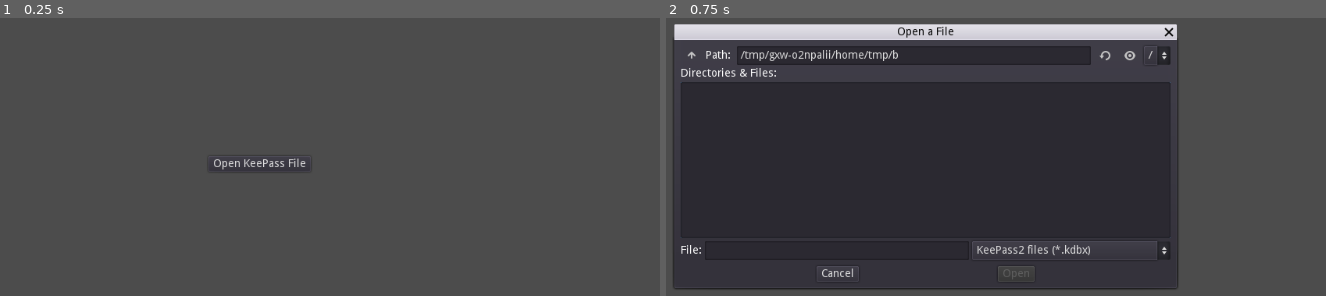
Above: before the commit, frames 1-2 (left to right).
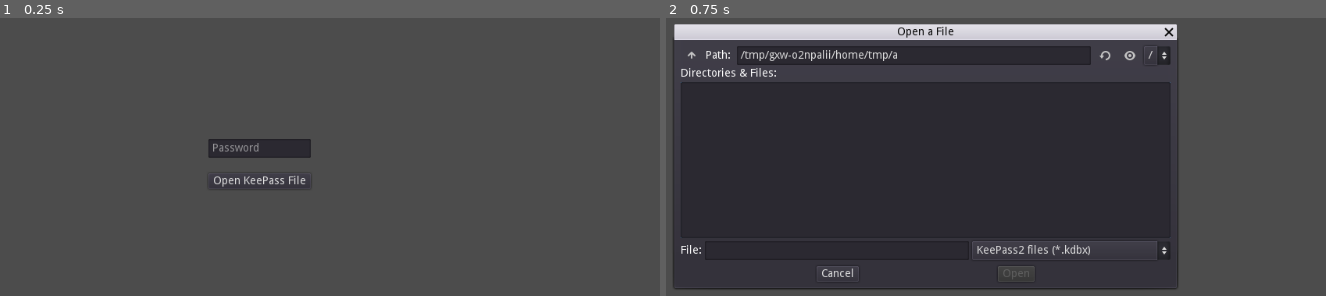
Above: after the commit, the same moments.

Repository: andrew-wilkes/password-manager
Game: Godot game, scene res://Tools.tscn
The game is run twice, just before and just after one commit, with the same random seed, the same clock (stepped at 60 frames per second) and the same inputs. This scene is started directly instead of the project's main scene.
Inputs:
- Up to frame 1 (0.25 s): no input
- Up to frame 2 (0.75 s): click "Open KeePass File" at 0.5 s

The runs differ from the first frame. In frame 1, 1.4% of the frame differs, in the area x 31-48%, y 43-62%; in frame 2, less than 0.1%.

Commit message:
Add code to try to decrypt keepass2 db

Diff:
--- a/src/Tools.gd
+++ b/src/Tools.gd
@@ -10,6 +10,7 @@
 
 func _ready():
 	print(bytes_to_int(PoolByteArray([1, 3])))
+	print(hex_to_bytes("fff0"))
 
 
 func _on_GetKeePass_pressed():
@@ -22,24 +23,30 @@
 	var data = file.get_buffer(file.get_len())
 	file.close()
 	var keepass = KeePass.new()
+	# The following values are stored as LE (LSB byte first)
 	keepass.base_signature = get_subarray(data, 0, 3)
 	keepass.version_signature = get_subarray(data, 4, 7)
 	keepass.file_version = get_subarray(data, 8, 11)
 	# Now get header fields
 	var idx = 12
-	while data[idx] > 0:
+	var scanning = true
+	while scanning:
 		var data_length = data[idx + 1] + data[idx + 2] * 16
 		keepass.header[data[idx]] = get_subarray(data, idx + 3, idx + 2 + data_length)
+		if data[idx] == 0:
+			scanning = false
 		idx += 3 + data_length
 	keepass.data = data.subarray(idx, data.size() - 1)
 	prints("base_signature", keepass.base_signature.hex_encode())
 	prints("version_signature", keepass.version_signature.hex_encode())
 	prints("file_version", keepass.file_version.hex_encode())
 	prints("Size:", data.size())
-	var composite_key = "mypassword".sha256_text()
+	var composite_key = find_node("Password").text.sha256_text()
 	composite_key = composite_key.sha256_text()
-	var transform_seed = keepass.header[5]
-	var encrypted = composite_key.to_utf8()
+	var transform_seed = keepass.header[5] # Is byte order correct?
+	transform_seed.invert()
+	var encrypted = hex_to_bytes(composite_key)
+	#encrypted.invert()
 	var transform_rounds = bytes_to_int(keepass.header[6])
 	var aes = AESContext.new()
 	aes.start(AESContext.MODE_ECB_ENCRYPT, transform_seed)
@@ -47,9 +54,20 @@
 		encrypted = aes.update(encrypted)
 	aes.finish()
 	var _hash = encrypted.hex_encode().sha256_text()
-	var master_seed = keepass.header[4].hex_encode()
-	var master_key = (master_seed + _hash).sha256_text()
-	print(master_key)
+	# Is the byte order correct for the master_seed?
+	var master_seed = keepass.header[4]
+	#master_seed.invert()
+	var master_key = hex_to_bytes((master_seed.hex_encode() + _hash).sha256_text())
+	# Decrypt the data
+	var iv = keepass.header[7] # Is byte order correct?
+	#iv.invert()
+	aes.start(AESContext.MODE_CBC_DECRYPT, master_key, iv)
+	var db = aes.update(keepass.data)
+	aes.finish()
+	var stream_start_bytes = keepass.header[9] # Is byte order correct?
+	stream_start_bytes.invert()
+	print(stream_start_bytes)
+	print(db.subarray(0, 31))
 
 
 func bytes_to_int(bytes: PoolByteArray):
@@ -60,6 +78,13 @@
 	return x
 
 
+func hex_to_bytes(hex_string):
+	var bytes = PoolByteArray()
+	for idx in range(0, hex_string.length(), 2):
+		bytes.append(("0x" + hex_string.substr(idx, 2)).hex_to_int())
+	return bytes
+
+
 func get_subarray(data: PoolByteArray, start, end):
 	var subarray = data.subarray(start, end)
 	subarray.invert()
--- a/src/Tools.tscn
+++ b/src/Tools.tscn
@@ -13,14 +13,20 @@
 
 [node name="VBox" type="VBoxContainer" parent="C"]
 margin_left = 446.0
-margin_top = 290.0
+margin_top = 268.0
 margin_right = 577.0
-margin_bottom = 310.0
+margin_bottom = 332.0
 custom_constants/separation = 20
 
+[node name="Password" type="LineEdit" parent="C/VBox"]
+margin_right = 131.0
+margin_bottom = 24.0
+placeholder_text = "Password"
+
 [node name="GetKeePass" type="Button" parent="C/VBox"]
+margin_top = 44.0
 margin_right = 131.0
-margin_bottom = 20.0
+margin_bottom = 64.0
 text = "Open KeePass File"
 
 [node name="FileDialog" type="FileDialog" parent="."]
@@ -30,8 +36,8 @@
 mode = 0
 access = 2
 filters = PoolStringArray( "*.kdbx ; KeePass2 files" )
-current_dir = "/mnt/windows/WData"
-current_path = "/mnt/windows/WData/"
+current_dir = "/mnt/files/dev/godot/git/andrew-wilkes/godot-password-manager/src"
+current_path = "/mnt/files/dev/godot/git/andrew-wilkes/godot-password-manager/src/"
 
 [connection signal="pressed" from="C/VBox/GetKeePass" to="." method="_on_GetKeePass_pressed"]
 [connection signal="file_selected" from="FileDialog" to="." method="_on_FileDialog_file_selected"]
